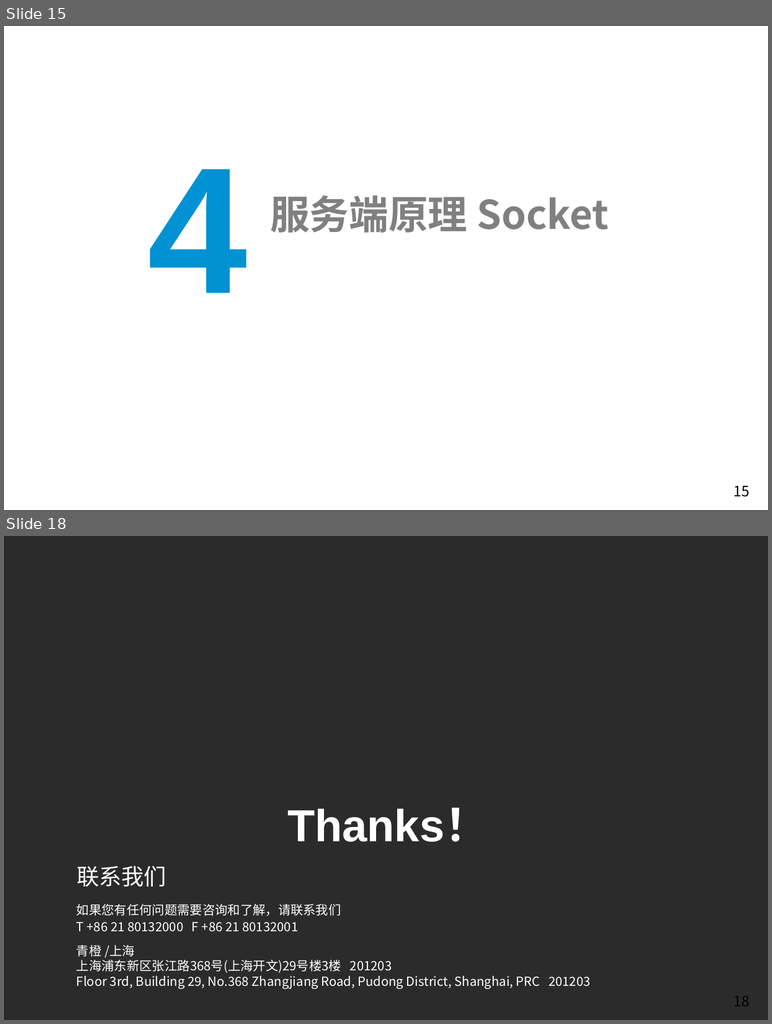
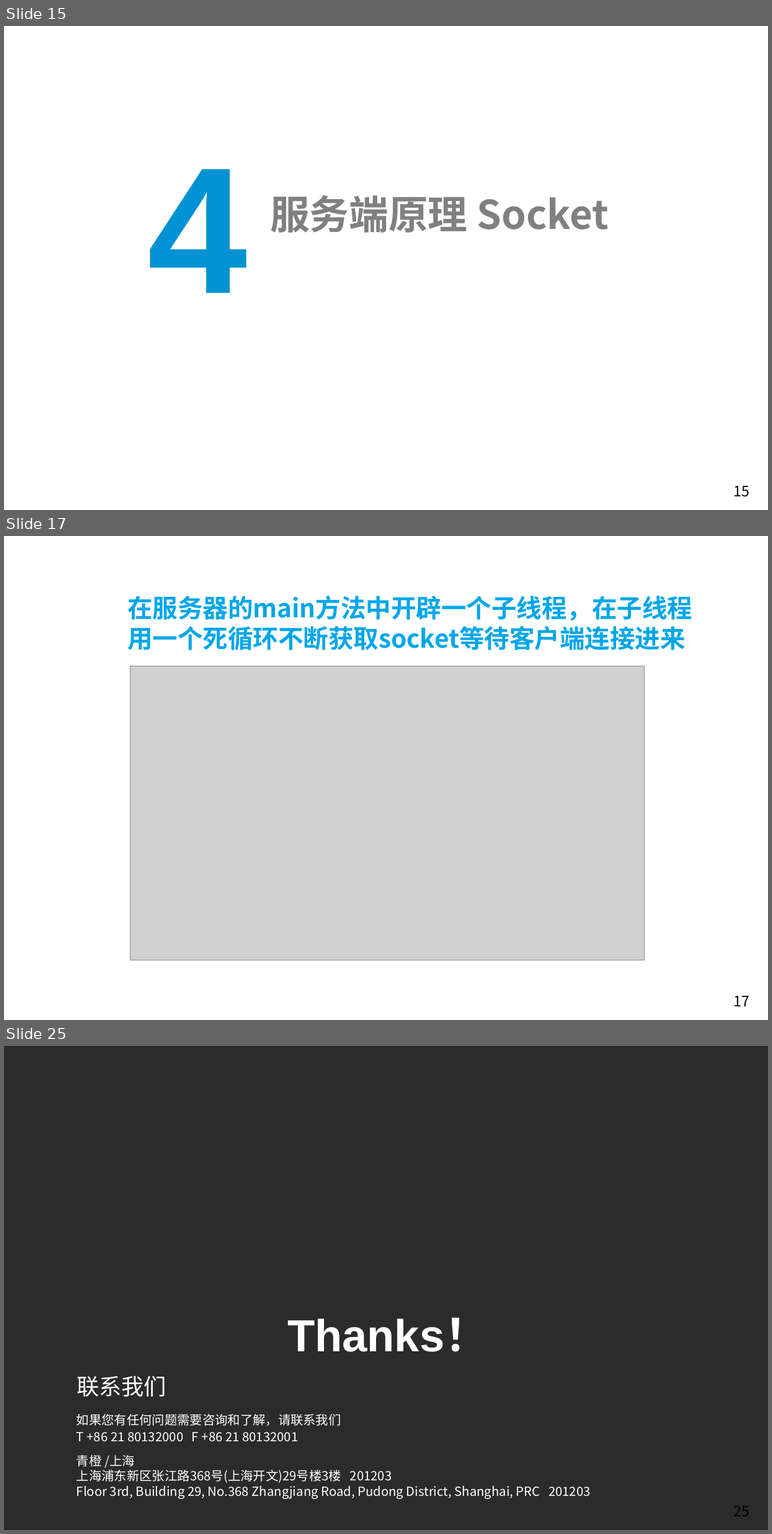
Before and after one commit to Easyhood/IM, a slide deck: 说明文档/IM即时通信总结.pptx. Shown one above the other, each under a label of ours: slides 15 and 18 before the commit, slides 15, 17 and 25 after it; the slides between them are not shown. The pictures are 772x1024 and 772x1534 pixels, drawn with LibreOffice and Linux fonts; fonts in the diff are those of the drawing; grey boxes stand for pictures; background and template pictures are left out; a plain dark background stands for a picture behind light text. Boxes give left, top, right and bottom in pixels: in the first picture for what was removed or moved away, otherwise in the second. Text is boxed around its words. In the diff, an @@ line names an element or a change of style, - is before the commit and + after.

```diff
--- a/说明文档/IM即时通信总结.pptx
+++ b/说明文档/IM即时通信总结.pptx
@@ slide 17 added at <box>4,536,768,1020</box>, background picture (left out); not listed: 1 template element that a slide beside it also shows @@
@@ text added at <box>127,596,692,650</box>, 28 pt, text #00A6E9, bold @@
+在服务器的main方法中开辟一个子线程，在子线程用一个死循环不断获取socket等待客户端连接进来
@@ picture added at <box>130,666,644,960</box> @@
@@ what was slide 18 is now slide 25 @@
@@ page number at <box>733,1505,749,1516</box>: text changed @@
-18
+25
```
Also in this commit, not shown: 1 slide changed, 6 other slides added, 3 other files.
